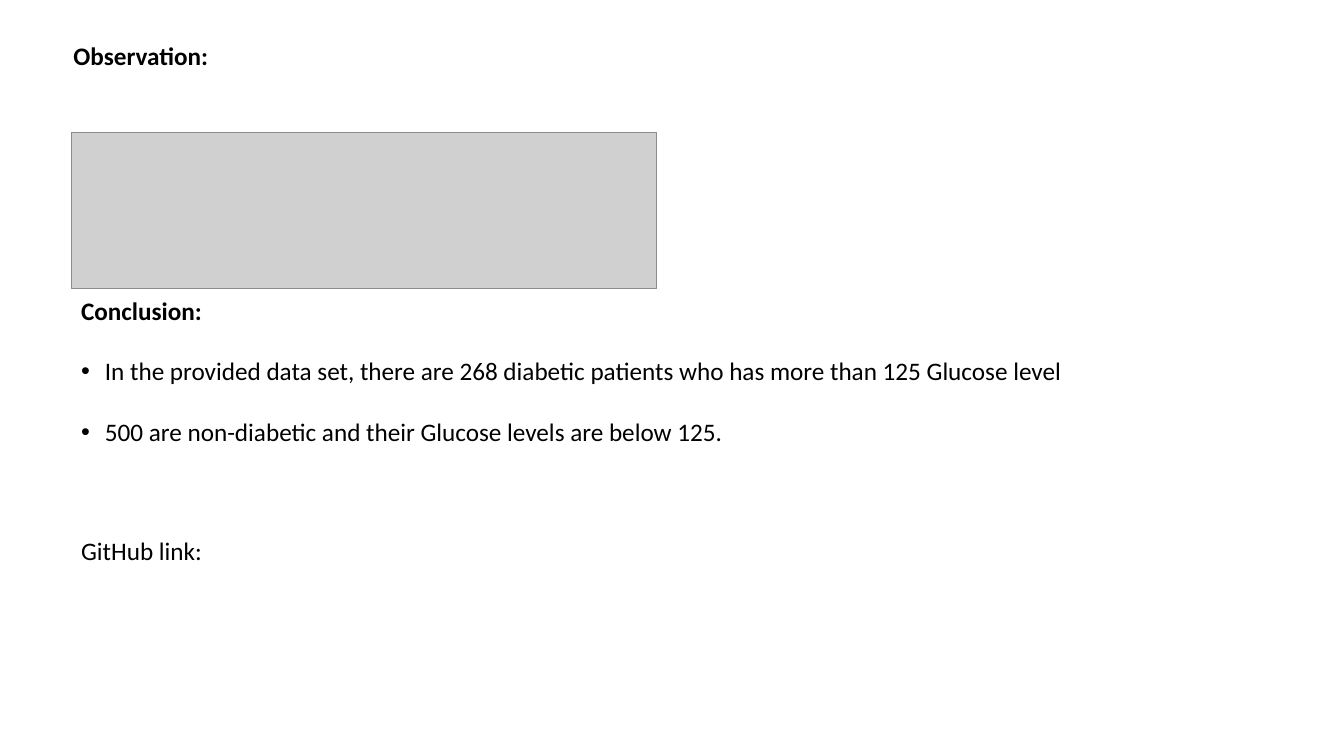
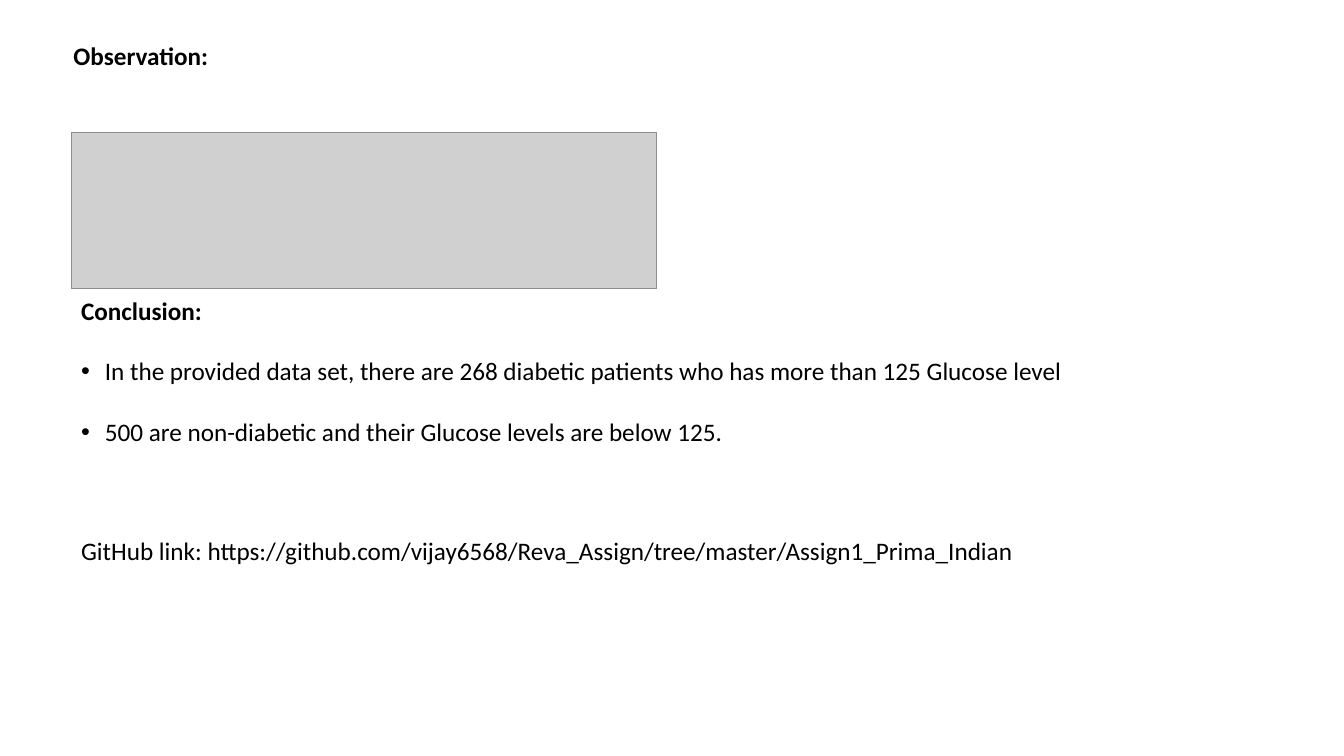
Before and after one commit to vijay6568/Advanced-Analytics-Projects, a slide deck: slide 12 of Assign1_Prima_Indian/PRIMA-Assmt2.ppt. Drawn at 1344x756 pixels with LibreOffice and Linux fonts; fonts in the diff are those of the drawing; grey boxes stand for pictures. Boxes give left, top, right and bottom in pixels: in the first picture for what was removed or moved away, otherwise in the second. Text is boxed around its words. In the diff, an @@ line names an element or a change of style, - is before the commit and + after.

Commit message:
changes1

```diff
--- a/Assign1_Prima_Indian/PRIMA-Assmt2.ppt
+++ b/Assign1_Prima_Indian/PRIMA-Assmt2.ppt
@@ text at (81, 542, 1012, 565): text changed @@
-GitHub link:
+GitHub link: https://github.com/vijay6568/Reva_Assign/tree/master/Assign1_Prima_Indian
```
